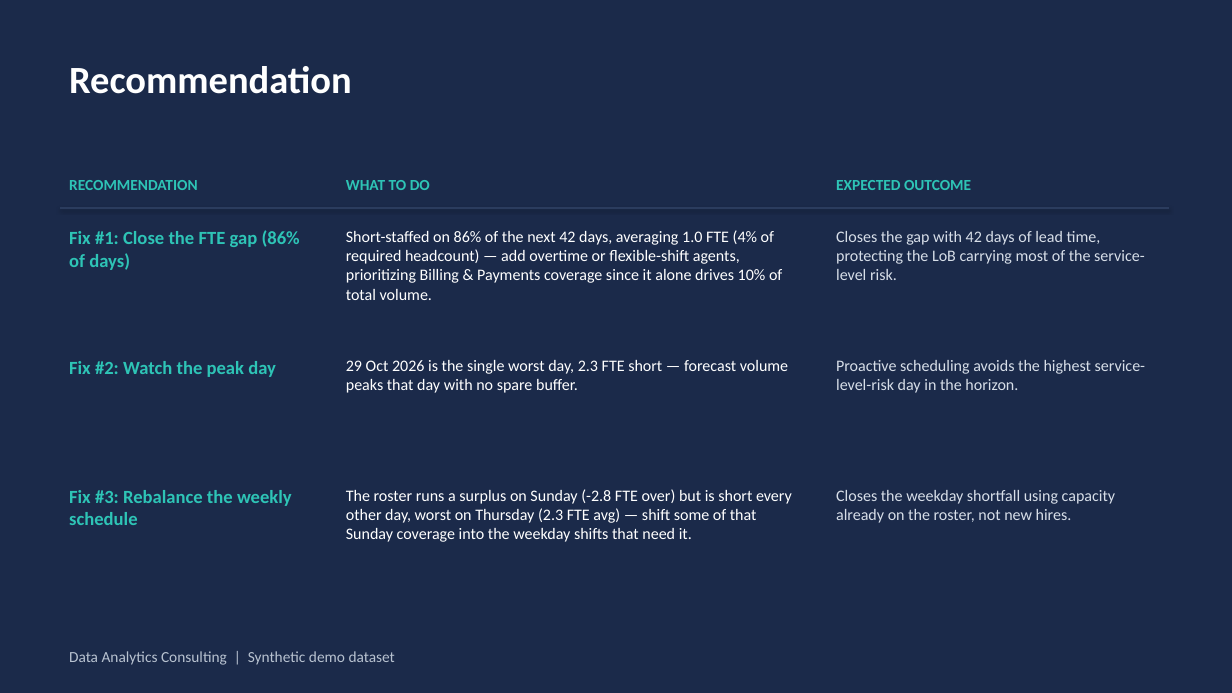
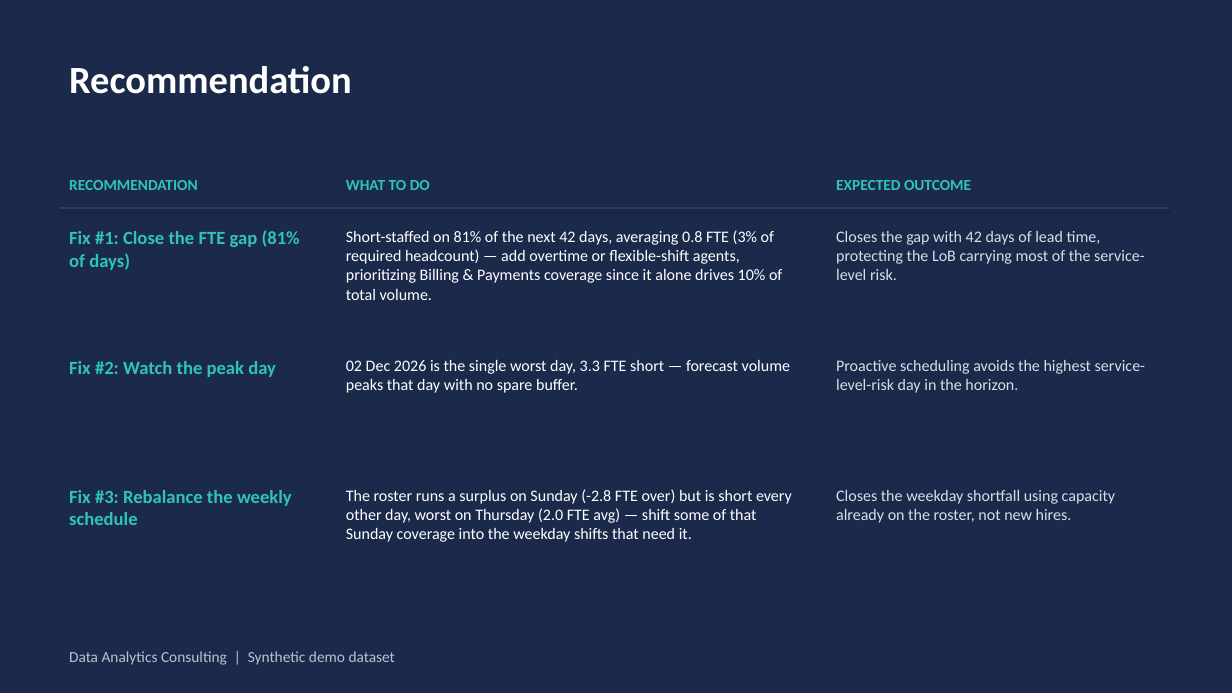
Before and after one commit to rameshpennam/ds-use-cases, a slide deck: slide 6 of usecase2_demand_forecasting/final_output/usecase2_forecast_summary.pptx. Drawn at 1232x693 pixels with LibreOffice and Linux fonts; fonts in the diff are those of the drawing. Boxes give left, top, right and bottom in pixels: in the first picture for what was removed or moved away, otherwise in the second. Text is boxed around its words. In the diff, an @@ line names an element or a change of style, - is before the commit and + after.

```diff
--- a/usecase2_demand_forecasting/final_output/usecase2_forecast_summary.pptx
+++ b/usecase2_demand_forecasting/final_output/usecase2_forecast_summary.pptx
@@ text at (69,230,300,270): text changed @@
-Fix #1: Close the FTE gap (86% of days)
+Fix #1: Close the FTE gap (81% of days)
@@ text at (346,230,782,300): text changed @@
-Short-staffed on 86% of the next 42 days, averaging 1.0 FTE (4% of required headcount) — add overtime or flexible-shift agents, prioritizing Billing & Payments coverage since it alone drives 10% of total volume.
+Short-staffed on 81% of the next 42 days, averaging 0.8 FTE (3% of required headcount) — add overtime or flexible-shift agents, prioritizing Billing & Payments coverage since it alone drives 10% of total volume.
@@ text at (346,360,790,393): text changed @@
-29 Oct 2026 is the single worst day, 2.3 FTE short — forecast volume peaks that day with no spare buffer.
+02 Dec 2026 is the single worst day, 3.3 FTE short — forecast volume peaks that day with no spare buffer.
@@ text at (346,489,792,542): text changed @@
-The roster runs a surplus on Sunday (-2.8 FTE over) but is short every other day, worst on Thursday (2.3 FTE avg) — shift some of that Sunday coverage into the weekday shifts that need it.
+The roster runs a surplus on Sunday (-2.8 FTE over) but is short every other day, worst on Thursday (2.0 FTE avg) — shift some of that Sunday coverage into the weekday shifts that need it.
```
Also in this commit, not shown: 1 other slide changed, 6 other files.
